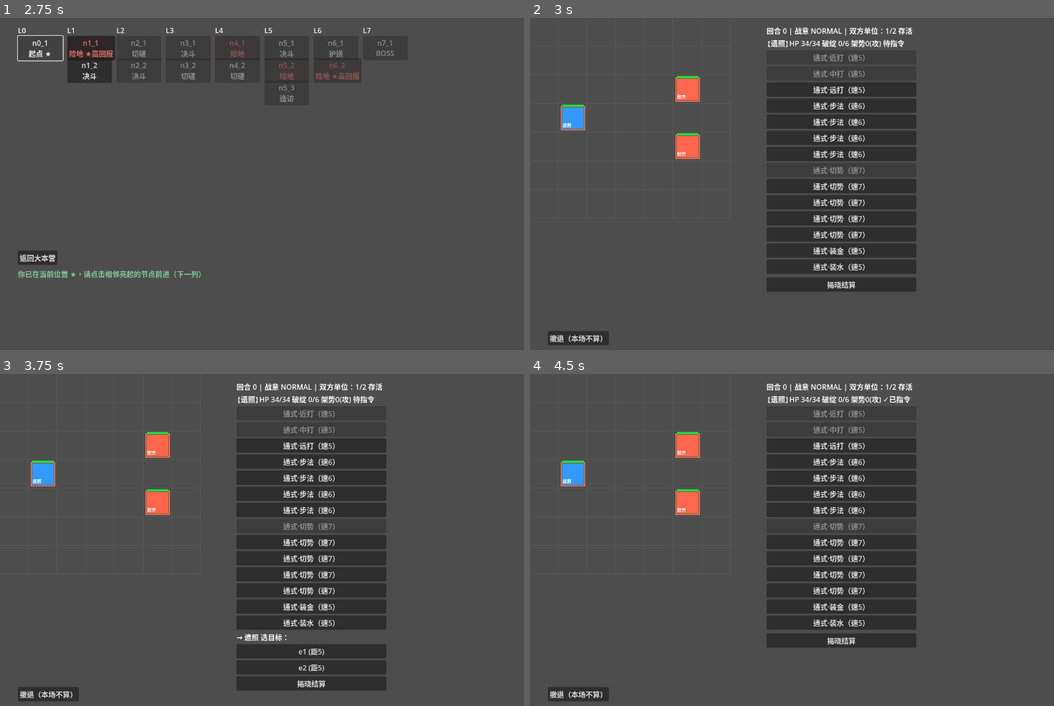
Above: before the commit, frames 1-4 (two rows, left to right).
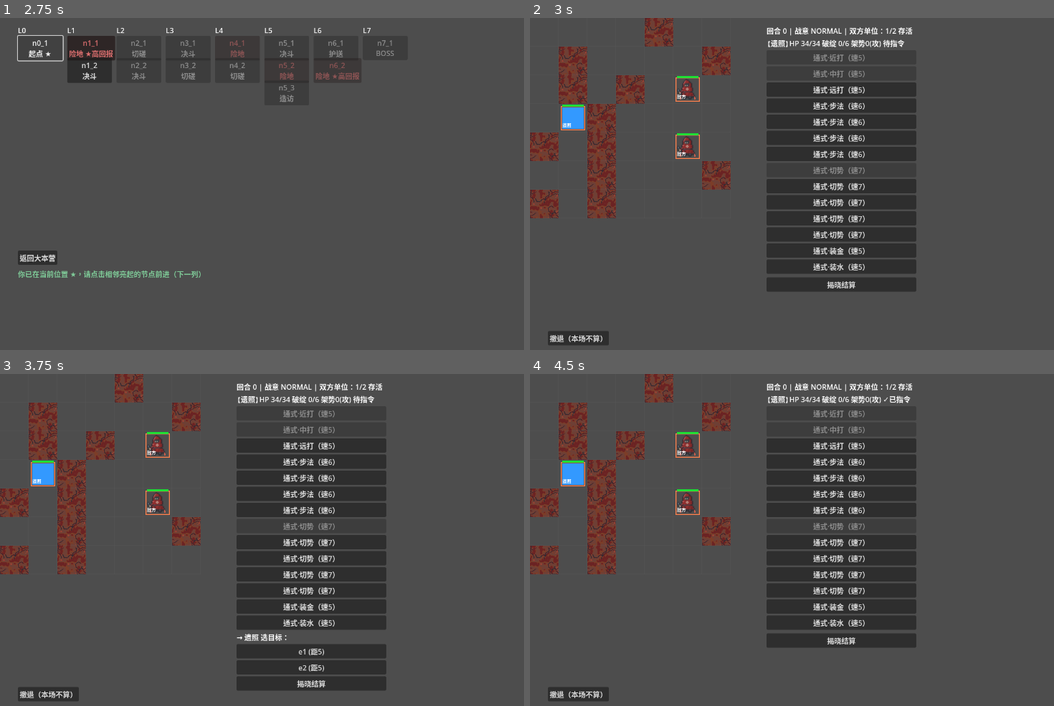
Above: after the commit, the same moments.

Repository: xieyj22/zhaizhao
Game: Godot game, scene res://src/scenes/hub/hub.tscn
Two runs of this game, one before a commit and one after it. Both use one fixed random seed, a clock stepped at 60 frames per second and the inputs below.
Inputs:
- Up to frame 1 (2.75 s): click "开始新一局" at 0.5 s; click "跳过 »" at 1.25 s; click "n0_1 起点 ★" at 2 s
- Up to frame 2 (3 s): click "n1_1 险地 ★高回报" at 2.75 s
- Up to frame 3 (3.75 s): click "通式·远打（速5）" at 3.5 s
- Up to frame 4 (4.5 s): click "通式·步法（速6）" at 4.25 s

Frame 1 is identical in both runs. In frame 2, 6.1% of the frame differs, in the area x 0-39%, y 0-61%; in frame 3, 6.1%; in frame 4, 6.1%.

Commit message:
feat(m4c): SpriteDB 映射链+渲染接入（地形底/底环/sprite，缺资产回退色块）

Diff:
--- /dev/null
+++ b/src/data/sprite_db.gd
@@ -0,0 +1,67 @@
+class_name SpriteDB
+extends RefCounted
+
+## 单位/地形 → sprite 路径映射（m4c spec §4.5）。
+## 优先级：boss_id → 主角(id=="protagonist") → side+faction → 空串（渲染回退色块）。
+## 运行时 load+缓存；资产缺失不炸（ResourceLoader.exists 门）。
+const BOSS_PATHS := {
+	"hailianzheng": "res://assets/sprites/boss/hailianzheng.png",
+	"moqingniang": "res://assets/sprites/boss/moqingniang.png",
+	"yanjiu": "res://assets/sprites/boss/yanjiu.png",
+	"zongzhenglie": "res://assets/sprites/boss/zongzhenglie.png",
+	"peiyuan": "res://assets/sprites/boss/peiyuan.png",
+	"sikongyi": "res://assets/sprites/boss/sikongyi.png",
+	"leiwanjun": "res://assets/sprites/boss/leiwanjun.png",
+	"yanwujiu": "res://assets/sprites/boss/yanwujiu.png",
+}
+const HERO_PATH := "res://assets/sprites/hero/protagonist.png"
+const ENEMY_PATHS := {
+	"F1": "res://assets/sprites/enemy/F1.png", "F2": "res://assets/sprites/enemy/F2.png",
+	"F3": "res://assets/sprites/enemy/F3.png", "F4": "res://assets/sprites/enemy/F4.png",
+	"F5": "res://assets/sprites/enemy/F5.png", "F6": "res://assets/sprites/enemy/F6.png",
+	"F7": "res://assets/sprites/enemy/F7.png", "F8": "res://assets/sprites/enemy/F8.png",
+}
+const ALLY_PATHS := {
+	"F1": "res://assets/sprites/ally/F1.png", "F2": "res://assets/sprites/ally/F2.png",
+	"F3": "res://assets/sprites/ally/F3.png", "F4": "res://assets/sprites/ally/F4.png",
+	"F5": "res://assets/sprites/ally/F5.png", "F6": "res://assets/sprites/ally/F6.png",
+	"F7": "res://assets/sprites/ally/F7.png", "F8": "res://assets/sprites/ally/F8.png",
+}
+const TERRAIN_PATHS := {
+	TerrainRules.OBSTACLE: "res://assets/sprites/terrain/obstacle.png",
+	TerrainRules.WATER: "res://assets/sprites/terrain/water.png",
+	TerrainRules.HIGHLAND: "res://assets/sprites/terrain/highland.png",
+	TerrainRules.HAZARD: "res://assets/sprites/terrain/hazard.png",
+	"plain": "res://assets/sprites/terrain/plain.png",
+}
+
+static var _cache := {}
+
+static func path_for(unit: UnitState) -> String:
+	if unit.boss_id != "" and BOSS_PATHS.has(unit.boss_id):
+		return String(BOSS_PATHS[unit.boss_id])
+	if String(unit.id) == "protagonist":
+		return HERO_PATH
+	var side: Dictionary = ENEMY_PATHS if unit.team == 1 else ALLY_PATHS
+	if unit.faction != "" and side.has(unit.faction):
+		return String(side[unit.faction])
+	return ""
+
+static func texture_for(unit: UnitState) -> Texture2D:
+	return _tex(path_for(unit))
+
+static func terrain_texture(cell_type: String) -> Texture2D:
+	if cell_type == "" or not TERRAIN_PATHS.has(cell_type):
+		return null
+	return _tex(String(TERRAIN_PATHS[cell_type]))
+
+static func _tex(path: String) -> Texture2D:
+	if path == "":
+		return null
+	if _cache.has(path):
+		return _cache[path]
+	var t: Texture2D = null
+	if ResourceLoader.exists(path):
+		t = load(path)
+	_cache[path] = t
+	return t
--- a/src/scenes/battle/battle_view.gd
+++ b/src/scenes/battle/battle_view.gd
@@ -80,7 +80,17 @@
 func _draw() -> void:
 	if state == null:
 		return
-	var grid_color := Color(0.4, 0.4, 0.4, 0.5)
+	# —— m4c: 地形 tile 底（空 terrain=旧观感直通）——
+	if state.terrain.size() > 0:
+		for y in grid_size.y:
+			for x in grid_size.x:
+				var tt: String = TerrainRules.at(state.terrain, Vector2i(x, y))
+				if tt == "":
+					tt = "plain"
+				var tex: Texture2D = SpriteDB.terrain_texture(tt)
+				if tex != null:
+					draw_texture(tex, Vector2(x * cell, y * cell))
+	var grid_color := Color(0.4, 0.4, 0.4, 0.25)
 	for x in grid_size.x + 1:
 		draw_line(Vector2(x * cell, 0), Vector2(x * cell, grid_size.y * cell), grid_color)
 	for y in grid_size.y + 1:
@@ -90,7 +100,15 @@
 			continue
 		var origin := Vector2(u.grid_pos.x * cell, u.grid_pos.y * cell)
 		var col: Color = TEAM_COLORS[u.team % TEAM_COLORS.size()]
-		draw_rect(Rect2(origin + Vector2(8, 8), Vector2(cell - 16, cell - 16)), col)
+		# —— m4c: 阵营底环（色盲安全）+ sprite 整数倍放大（缺资产回退色块）——
+		draw_arc(origin + Vector2(cell / 2.0, cell - 10.0), 16.0, PI, TAU, 24, col, 2.0)
+		var tex: Texture2D = SpriteDB.texture_for(u)
+		if tex != null:
+			var tex_scale := 2
+			var sz := tex.get_size() * tex_scale
+			draw_texture_rect(tex, Rect2(origin + Vector2((cell - sz.x) / 2.0, (cell - sz.y) / 2.0), sz), false)
+		else:
+			draw_rect(Rect2(origin + Vector2(8, 8), Vector2(cell - 16, cell - 16)), col)
 		# 描边：崩溃=红加粗；破绽警告(>=max-1)=闪红；否则角色色
 		var edge_col: Color = ROLE_COLORS[Stance.role(u.stance)]
 		var edge_w := 2.0
--- /dev/null
+++ b/tests/test_sprite_db.gd
@@ -0,0 +1,36 @@
+extends GutTest
+
+## Task B1: SpriteDB 映射链（纯字符串层；文件存在性走 B3 PIL 验收）。
+
+func _u(p_id: String, p_faction: String, p_team: int, p_boss: String = "") -> UnitState:
+	var u := UnitState.new()
+	u.id = StringName(p_id); u.faction = p_faction; u.team = p_team; u.boss_id = p_boss
+	return u
+
+func test_priority_boss_over_faction():
+	assert_eq(SpriteDB.path_for(_u("x", "F2", 1, "hailianzheng")),
+		"res://assets/sprites/boss/hailianzheng.png")
+
+func test_priority_hero_over_faction():
+	assert_eq(SpriteDB.path_for(_u("protagonist", "F1", 0)),
+		"res://assets/sprites/hero/protagonist.png")
+
+func test_enemy_side_by_faction():
+	assert_eq(SpriteDB.path_for(_u("e1", "F8", 1)), "res://assets/sprites/enemy/F8.png")
+
+func test_ally_side_by_faction():
+	assert_eq(SpriteDB.path_for(_u("ally_F2_0", "F2", 0)), "res://assets/sprites/ally/F2.png")
+
+func test_unknown_returns_empty():
+	assert_eq(SpriteDB.path_for(_u("e9", "", 1)), "", "无 faction 无 boss → 空串（渲染回退色块）")
+
+func test_terrain_texture_paths():
+	assert_eq(SpriteDB.TERRAIN_PATHS[TerrainRules.WATER], "res://assets/sprites/terrain/water.png")
+	assert_eq(SpriteDB.TERRAIN_PATHS.size(), 5)
+
+func test_completeness_tables():
+	assert_eq(SpriteDB.BOSS_PATHS.size(), 8)
+	for bid in ["hailianzheng","moqingniang","yanjiu","zongzhenglie","peiyuan","sikongyi","leiwanjun","yanwujiu"]:
+		assert_true(SpriteDB.BOSS_PATHS.has(bid), "boss %s 缺表项" % bid)
+	for f in FactionData.FACTIONS:
+		assert_true(SpriteDB.ENEMY_PATHS.has(f) and SpriteDB.ALLY_PATHS.has(f), "%s 缺门派表项" % f)
